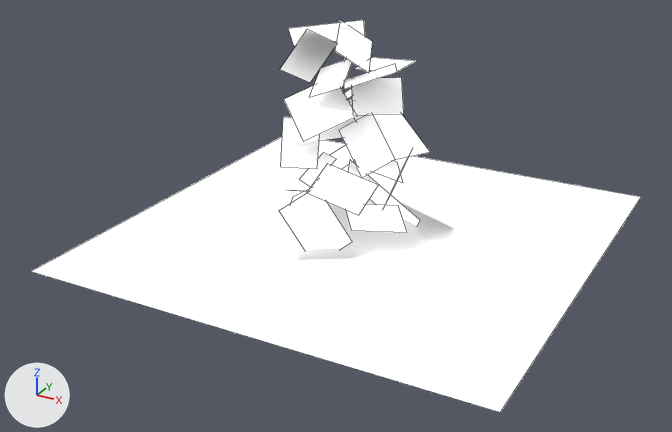
Before and after pictures for a commit that changed the FBX model src/maya/data/scene.fbx.
Rendered twice from a 50 mm camera at (0.0706, -0.1385, 0.0711) aimed at (-0.0019, -0.0066, 0.0051). The axes (+X, +Y, +Z) are drawn at lower left. The lights are the same throughout. Mesh edges are drawn as thin lines. Where no turn or scale is listed for an object, it has been applied to the vertices.

In view in the first picture: 'scene_baked_pPlane1', 'scene_baked_pPlane10', 'scene_baked_pPlane12', 'scene_baked_pPlane13', 'scene_baked_pPlane14', 'scene_baked_pPlane16', 'scene_baked_pPlane2', 'scene_baked_pPlane20', 'scene_baked_pPlane21', 'scene_baked_pPlane23', 'scene_baked_pPlane24', 'scene_baked_pPlane25', 'scene_baked_pPlane3', 'scene_baked_pPlane5', 'scene_baked_pPlane7', 'scene_baked_pPlane8'.
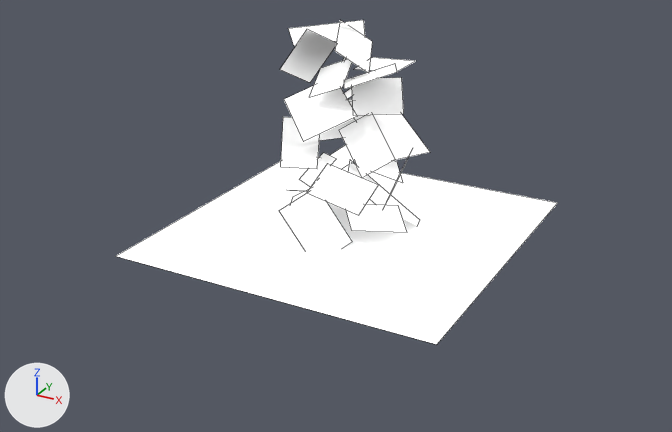
The change, as a list of edits to the scene's bpy script:
```text
Add me_mesh_014_1:
    me_mesh_014_1.from_pydata(...)  # 4 vertices, 1 face; spans x -0.5..0.5, y 0.0, z -0.5..0.5
    me_mesh_014_1.materials.append(mat_scene_baked_pplaneshape10_bakedmtl)
Add me_mesh_018_1:
    me_mesh_018_1.from_pydata(...)  # 4 vertices, 1 face; spans x -0.5..0.5, y 0.0, z -0.5..0.5
    me_mesh_018_1.materials.append(mat_scene_baked_pplaneshape8_bakedmtl)
Change ob_scene_baked_pplane1:
    ob_scene_baked_pplane1.location: (0.0, 0.0, 0.0) -> (-0.0025, 0.0, 0.0001)
    ob_scene_baked_pplane1.scale: (0.0823, 0.0823, 0.0823) -> (0.06, 0.06, 0.06)
Change ob_scene_baked_pplane14:
    ob_scene_baked_pplane14: bpy.data.objects.new('scene_baked_pPlane14', me_mesh_011) -> bpy.data.objects.new('scene_baked_pPlane14', me_mesh_009)
Change ob_scene_baked_pplane3:
    ob_scene_baked_pplane3: bpy.data.objects.new('scene_baked_pPlane3', me_mesh_022) -> bpy.data.objects.new('scene_baked_pPlane3', me_mesh_019)
Change ob_scene_baked_pplane8:
    ob_scene_baked_pplane8: bpy.data.objects.new('scene_baked_pPlane8', me_mesh_017) -> bpy.data.objects.new('scene_baked_pPlane8', me_mesh_018_1)
Change ob_scene_baked_pplane13:
    ob_scene_baked_pplane13: bpy.data.objects.new('scene_baked_pPlane13', me_mesh_012) -> bpy.data.objects.new('scene_baked_pPlane13', me_mesh_010)
Change ob_scene_baked_pplane11:
    ob_scene_baked_pplane11: bpy.data.objects.new('scene_baked_pPlane11', me_mesh_014) -> bpy.data.objects.new('scene_baked_pPlane11', me_mesh_013)
Change ob_scene_baked_pplane10:
    ob_scene_baked_pplane10: bpy.data.objects.new('scene_baked_pPlane10', me_mesh_015) -> bpy.data.objects.new('scene_baked_pPlane10', me_mesh_014_1)
```

Pixel boxes [x1, y1, x2, y2] of what changed, in the pictures (672 x 432 px):
'scene_baked_pPlane1', moved, rescaled (28% narrower, 32% shorter)
    before: [31, 137, 641, 412]
    after: [116, 157, 557, 344]
'scene_baked_pPlane14', reshaped
    both: [349, 101, 430, 160]
'scene_baked_pPlane3', reshaped
    before: [348, 160, 420, 226]
    after: [348, 160, 420, 225]
'scene_baked_pPlane10', reshaped
    both: [300, 153, 336, 187]
'scene_baked_pPlane8', reshaped
    both: [330, 145, 353, 169]
'scene_baked_pPlane13', reshaped
    both: [319, 99, 355, 140]
'scene_baked_pPlane11', reshaped
    both: [386, 156, 409, 203]
